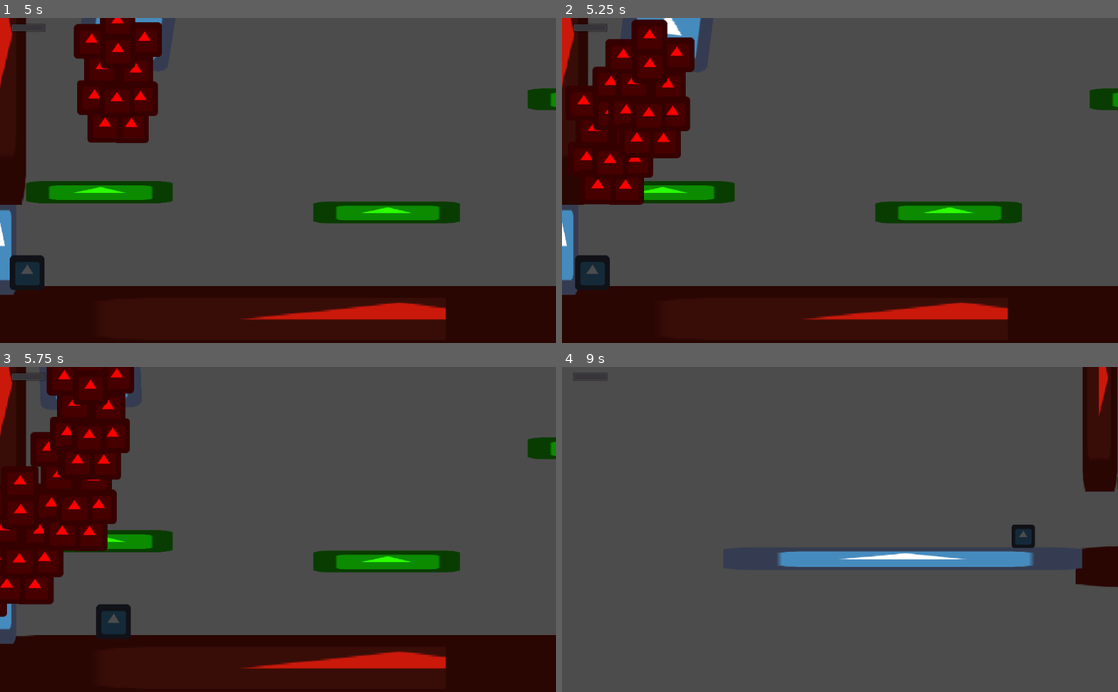
Above: before the commit, frames 1-4 (two rows, left to right).
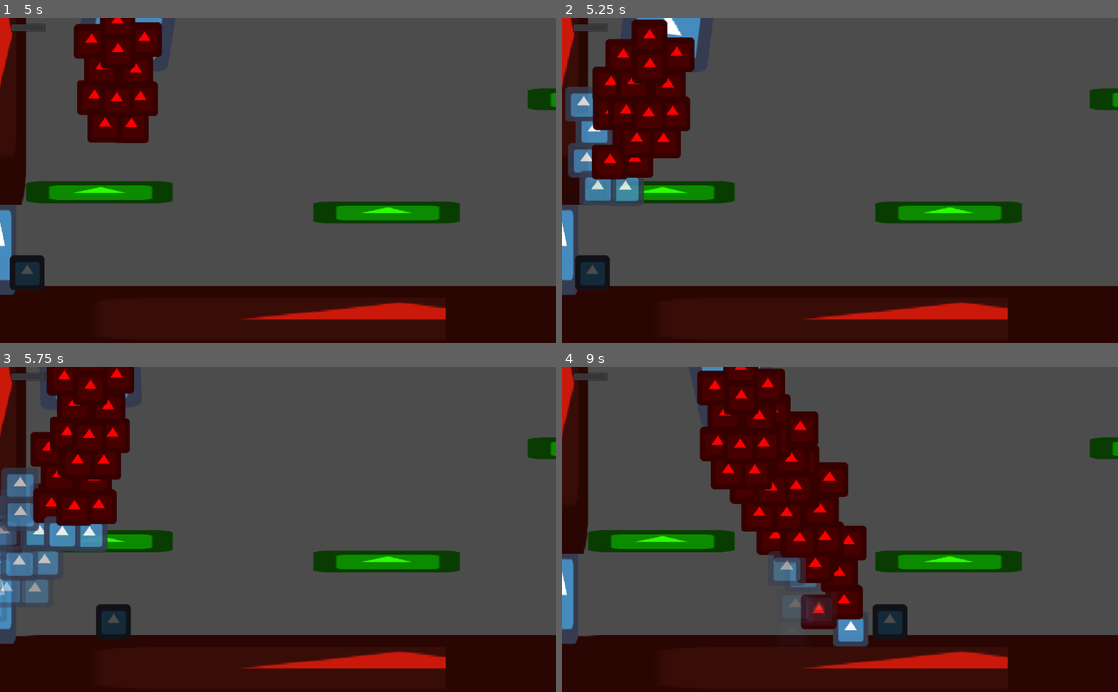
Above: after the commit, the same moments.

Repository: uspgamedev/welcome-to-your-mind
Game: Godot game, scene res://Stages/DepressionStage.tscn
Same seed, same stepped clock (60 frames per second), same inputs: the game is played once before the commit and once after it. The engine's default icon, where the game draws it, is replaced by a stand-in: a white triangle on a blue panel in a dark square. Sound files missing from this copy of the repository are replaced by a short silence.
Inputs:
- Up to frame 1 (5 s): tap Enter at 0.5 s; hold Right (ui_right) 0.53-2.03 s; tap Up (ui_up) at 0.77, 1.52, 3.02, 3.77, 4.52 s; hold Left (ui_left) 2.03-2.78 s; hold Right (ui_right) 2.78-4.28 s; hold Left (ui_left) from 4.28 s (still down)
- Up to frame 2 (5.25 s): release Left (ui_left) at 5.03 s; hold Right (ui_right) from 5.03 s (still down)
- Up to frame 3 (5.75 s): keep holding Right (ui_right)
- Up to frame 4 (9 s): release Right (ui_right) at 5.78 s; hold Left (ui_left) 5.78-7.28 s; tap Up (ui_up) at 6.02, 6.77, 7.52 s; hold Right (ui_right) from 7.28 s (still down)

Frame 1 is identical in both runs. In frame 2, 2.3% of the frame differs, in the area x 0-15%, y 20-58%; in frame 3, 4.6%; in frame 4, 43%, in the area x 0-100%, y 0-100%.

Commit message:
Fix TriggerWave
- TriggerWave's Triggers were not dying when colliding with walls

Diff:
--- a/Stages/Depression/Enemies/TriggerWave.tscn
+++ b/Stages/Depression/Enemies/TriggerWave.tscn
@@ -227,7 +227,8 @@
 modulate = Color( 1, 0, 0, 1 )
 position = Vector2( 32.5022, 1.10803 )
 script = ExtResource( 3 )
-evil = true
+dies_on_walls = true
+sleeping = false
 
 [node name="CollisionShape2D" type="CollisionShape2D" parent="TriggerBase/Area2D" index="0"]
 
@@ -246,7 +247,8 @@
 modulate = Color( 1, 0, 0, 1 )
 position = Vector2( 48.1808, -57.4263 )
 script = ExtResource( 3 )
-evil = true
+dies_on_walls = true
+sleeping = false
 
 [node name="AnimationPlayer" parent="TriggerBase2/Sprite" index="0"]
 
@@ -269,7 +271,8 @@
 modulate = Color( 1, 0, 0, 1 )
 position = Vector2( -43.0146, 49.1909 )
 script = ExtResource( 3 )
-evil = true
+dies_on_walls = true
+sleeping = false
 
 [node name="AnimationPlayer" parent="TriggerBase3/Sprite" index="0"]
 
@@ -292,7 +295,8 @@
 modulate = Color( 1, 0, 0, 1 )
 position = Vector2( -29.7682, -5.01938 )
 script = ExtResource( 3 )
-evil = true
+dies_on_walls = true
+sleeping = false
 
 [node name="AnimationPlayer" parent="TriggerBase4/Sprite" index="0"]
 
@@ -315,7 +319,8 @@
 modulate = Color( 1, 0, 0, 1 )
 position = Vector2( 24.2963, 101.678 )
 script = ExtResource( 3 )
-evil = true
+dies_on_walls = true
+sleeping = false
 
 [node name="AnimationPlayer" parent="TriggerBase5/Sprite" index="0"]
 
@@ -338,7 +343,8 @@
 modulate = Color( 1, 0, 0, 1 )
 position = Vector2( 40.8346, 51.8613 )
 script = ExtResource( 3 )
-evil = true
+dies_on_walls = true
+sleeping = false
 
 [node name="AnimationPlayer" parent="TriggerBase6/Sprite" index="0"]
 
@@ -361,7 +367,8 @@
 modulate = Color( 1, 0, 0, 1 )
 position = Vector2( -48.2906, -54.0524 )
 script = ExtResource( 3 )
-evil = true
+dies_on_walls = true
+sleeping = false
 
 [node name="AnimationPlayer" parent="TriggerBase7/Sprite" index="0"]
 
@@ -384,7 +391,8 @@
 modulate = Color( 1, 0, 0, 1 )
 position = Vector2( -23.8281, 100.916 )
 script = ExtResource( 3 )
-evil = true
+dies_on_walls = true
+sleeping = false
 
 [node name="AnimationPlayer" parent="TriggerBase8/Sprite" index="0"]
 
@@ -407,7 +415,8 @@
 modulate = Color( 1, 0, 0, 1 )
 position = Vector2( -0.858673, -89.7392 )
 script = ExtResource( 3 )
-evil = true
+dies_on_walls = true
+sleeping = false
 
 [node name="AnimationPlayer" parent="TriggerBase9/Sprite" index="0"]
 
@@ -430,7 +439,8 @@
 modulate = Color( 1, 0, 0, 1 )
 position = Vector2( -2.33605, 54.3045 )
 script = ExtResource( 3 )
-evil = true
+dies_on_walls = true
+sleeping = false
 
 [node name="AnimationPlayer" parent="TriggerBase10/Sprite" index="0"]
 
@@ -453,7 +463,8 @@
 modulate = Color( 1, 0, 0, 1 )
 position = Vector2( -0.119985, -36.5539 )
 script = ExtResource( 3 )
-evil = true
+dies_on_walls = true
+sleeping = false
 
 [node name="AnimationPlayer" parent="TriggerBase11/Sprite" index="0"]
 
